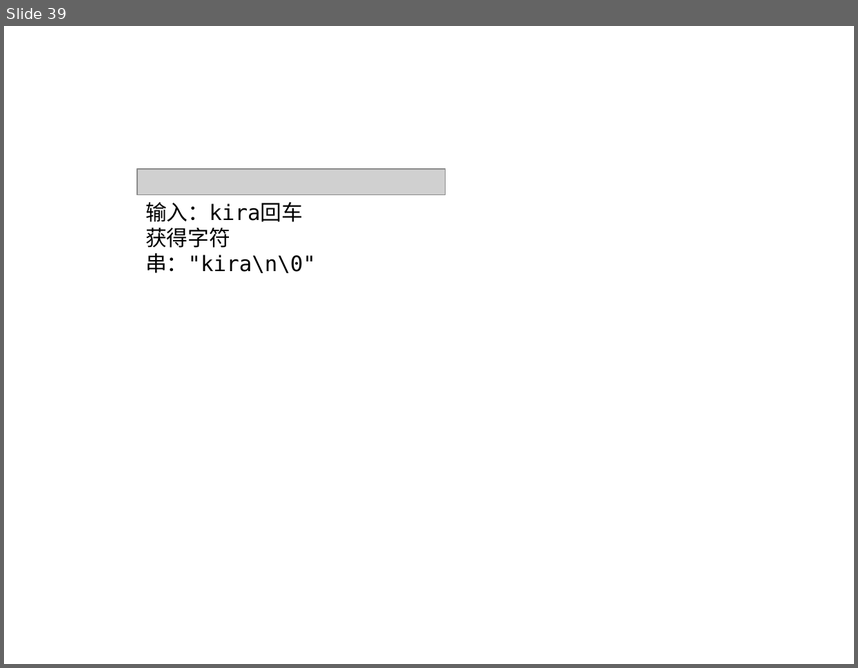
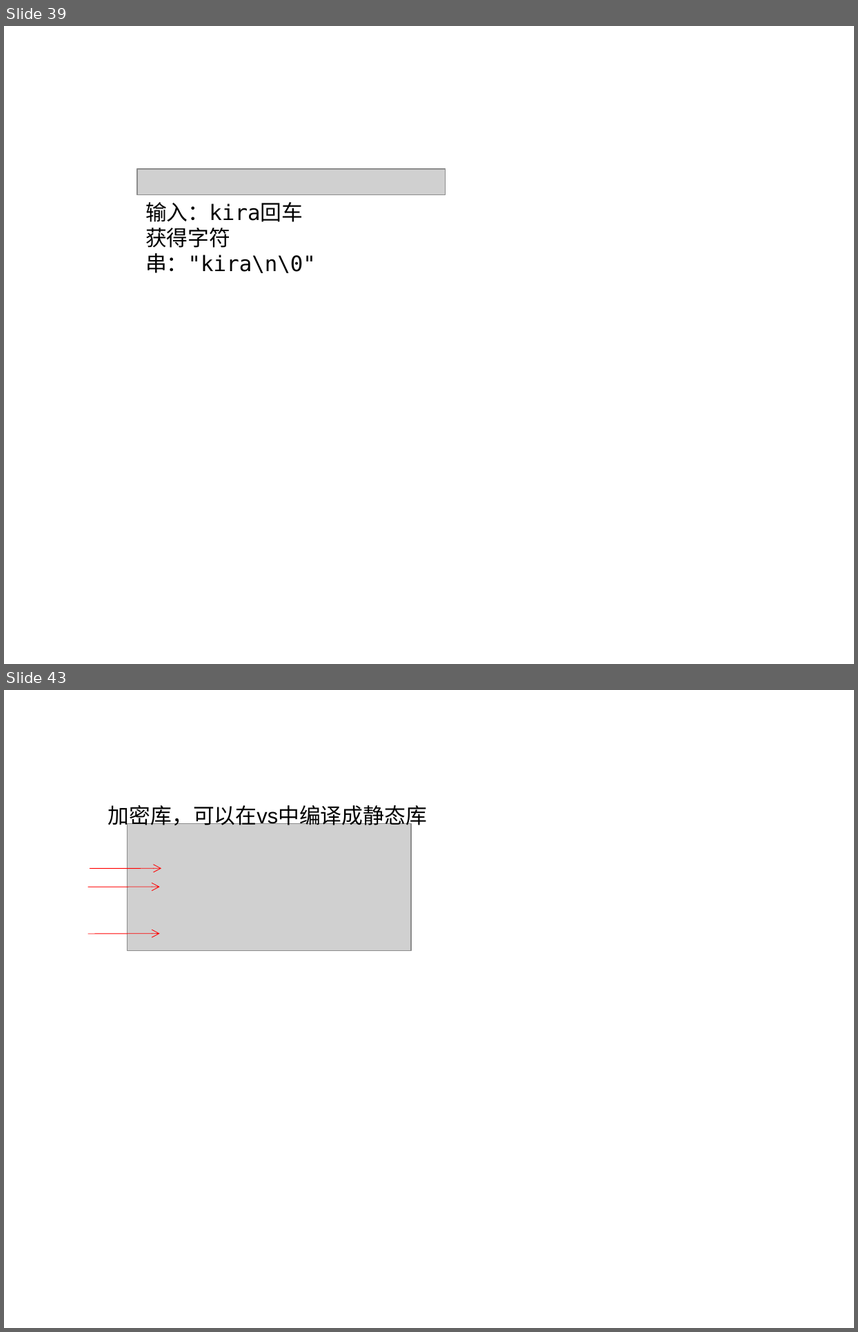
Before and after one commit to k527971724/notebook, a slide deck: 笔记图片.ppt. Shown one above the other, each under a label of ours: slide 39 before the commit, slides 39 and 43 after it; the slides between them are not shown. The pictures are 858x668 and 858x1332 pixels, drawn with LibreOffice and Linux fonts; fonts in the diff are those of the drawing; grey boxes stand for pictures. Boxes give left, top, right and bottom in pixels: in the first picture for what was removed or moved away, otherwise in the second. Text is boxed around its words. In the diff, an @@ line names an element or a change of style, - is before the commit and + after.

```diff
--- a/笔记图片.ppt
+++ b/笔记图片.ppt
@@ slide 43 added at (x1=4, y1=690, x2=854, y2=1328), background #FFFFFF @@
@@ text added at (x1=108, y1=805, x2=427, y2=829), 18 pt, text #000000 @@
+加密库，可以在vs中编译成静态库
@@ picture added at (x1=128, y1=823, x2=411, y2=950) @@
@@ arrow added from (90, 869) to (161, 869), #FF0000 0.51 pt @@
@@ arrow added from (88, 887) to (159, 887), #FF0000 0.51 pt @@
@@ arrow added from (88, 933) to (159, 933), #FF0000 0.51 pt @@
```
Also in this commit, not shown: 3 slides changed, 6 other slides added, 6 other files.
